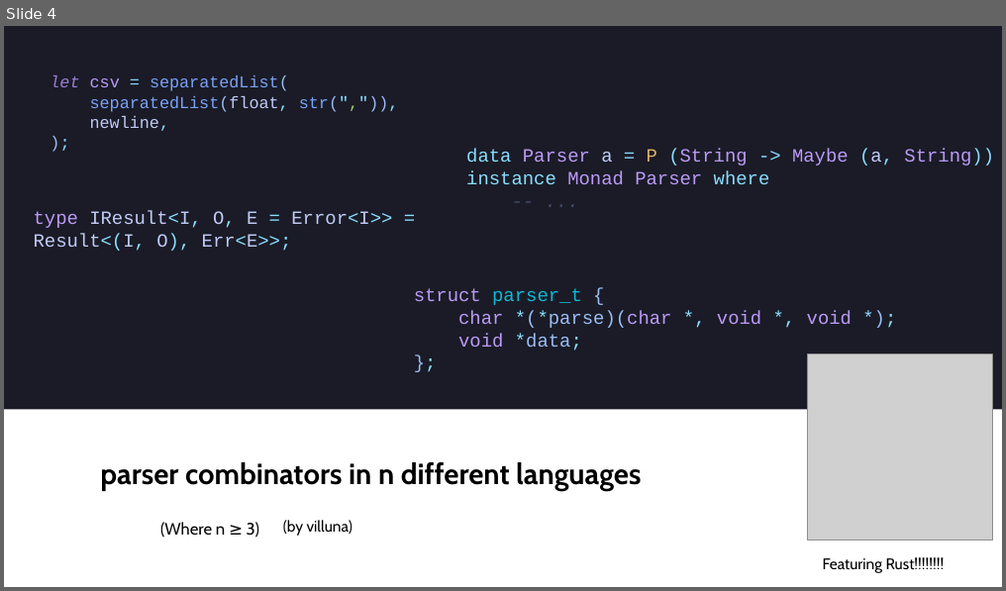
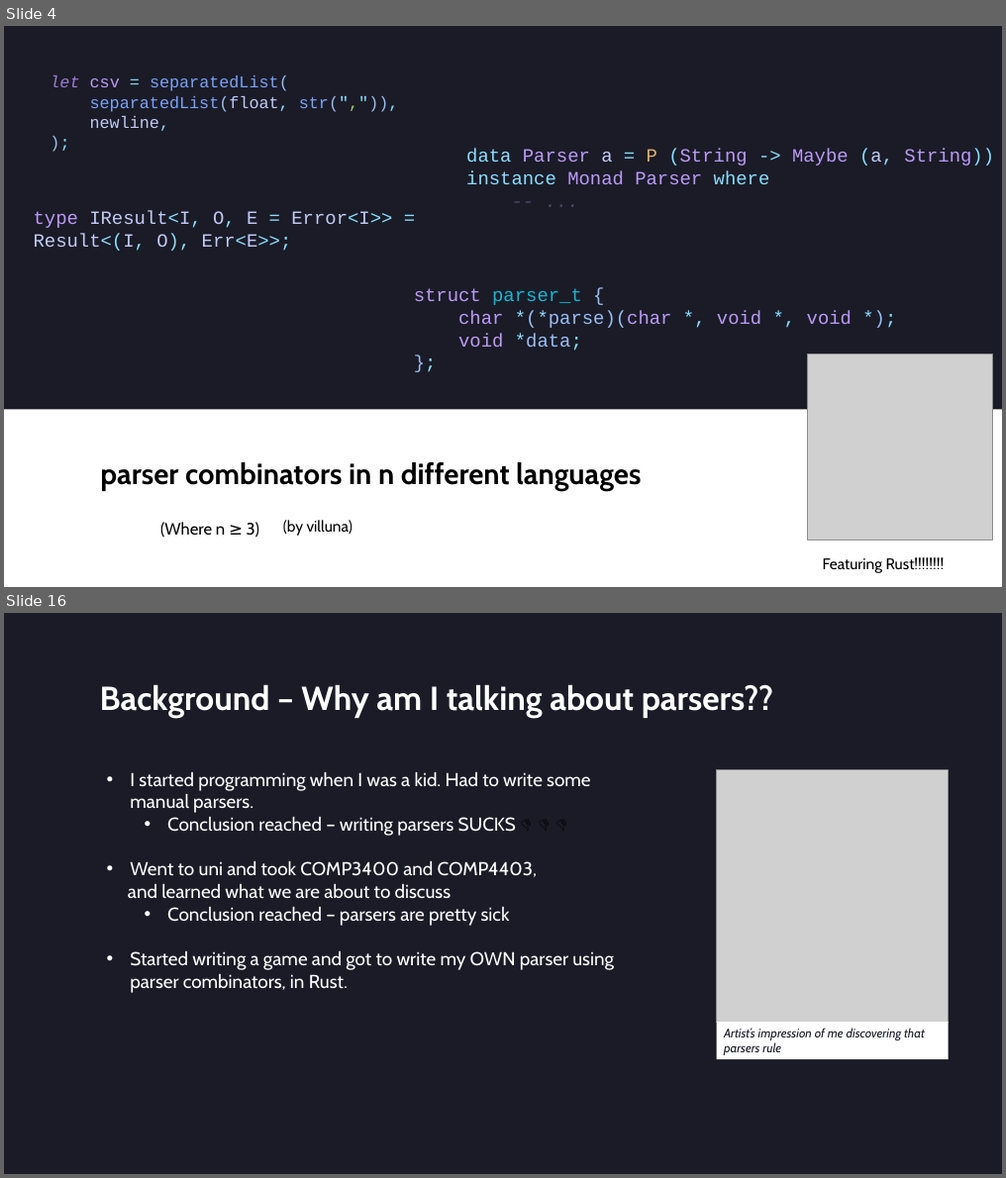
Before and after one commit to villuna/parsers-talk, a slide deck: presentation/presentation.pptx. Shown one above the other, each under a label of ours: slide 4 before the commit, slides 4 and 16 after it; the slides between them are not shown. The pictures are 1006x591 and 1006x1178 pixels, drawn with LibreOffice and Linux fonts; fonts in the diff are those of the drawing; grey boxes stand for pictures. Boxes give left, top, right and bottom in pixels: in the first picture for what was removed or moved away, otherwise in the second. Text is boxed around its words. In the diff, an @@ line names an element or a change of style, - is before the commit and + after.

```diff
--- a/presentation/presentation.pptx
+++ b/presentation/presentation.pptx
@@ slide 16 added at [4,613,1002,1174], background #1A1B26 @@
@@ title added at [100,684,774,718], 32 pt, text #FFFFFF, bold @@
+Background – Why am I talking about parsers??
@@ text added at [128,772,614,993], 18 pt, text #FFFFFF @@
+• I started programming when I was a kid. Had to write some manual parsers.
+  • Conclusion reached – writing parsers SUCKS 👎 👎 👎
+• Went to uni and took COMP3400 and COMP4403,
+and learned what we are about to discuss
+  • Conclusion reached – parsers are pretty sick
+• Started writing a game and got to write my OWN parser using parser combinators, in Rust.
@@ picture added at [717,770,948,1022] @@
@@ rectangle added at [717,1022,948,1059], fill #FFFFFF, 12 pt, text #1A1B26, italic @@
+Artist’s impression of me discovering that parsers rule
```
Also in this commit, not shown: 3 other slides changed, 27 other slides added, 1 slide removed, 6 other files.
